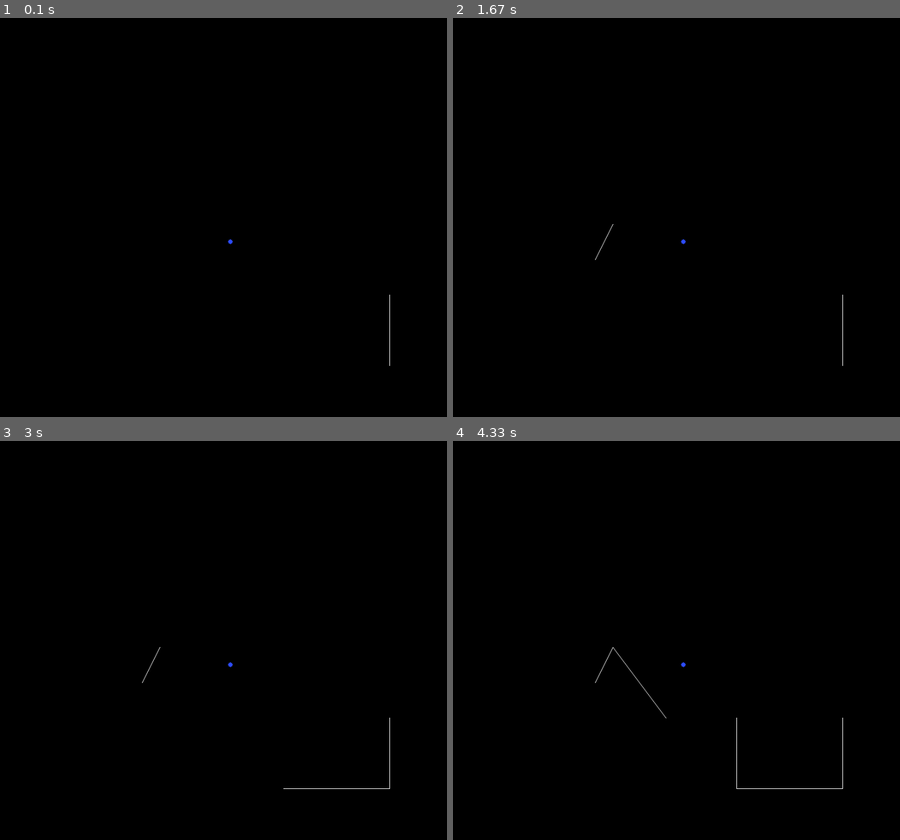
Above: before the commit, frames 1-4 (two rows, left to right).
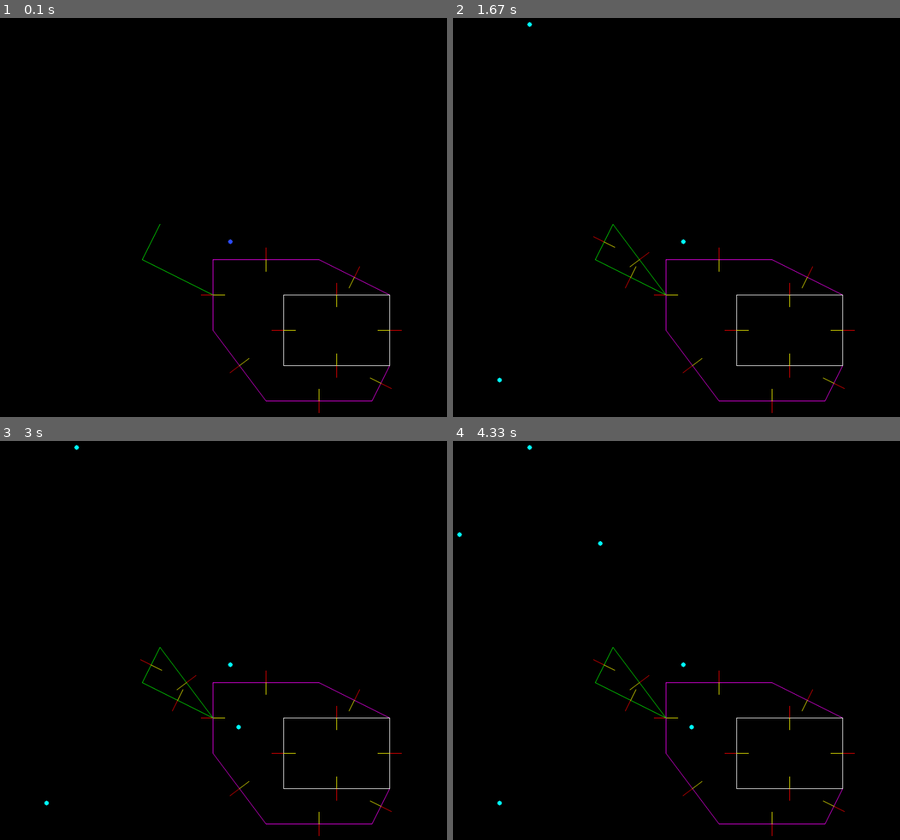
Above: after the commit, the same moments.

Repository: DoYouEvenStackSmash/planning-algorithms-exercises
Game: pygame game, started from src/ch4/c_space_planning_project/primitive_sketch.py
Two runs of this game, one before a commit and one after it. Both use one fixed random seed, a clock stepped at 60 frames per second and the inputs below.
Inputs (mouse positions are in pixels of both pictures, inside the frame that each line leads up to):
- Up to frame 1 (0.1 s): no input
- Up to frame 2 (1.67 s): click (685, 241) at 0.38 s; click (497, 381) at 0.78 s; click (528, 21) at 1.27 s; move the mouse to (689, 305) at 1.63 s
- Up to frame 3 (3 s): click (236, 728) at 1.97 s; move the mouse to (147, 544) at 2.43 s; click (147, 544) at 2.82 s
- Up to frame 4 (4.33 s): move the mouse to (457, 532) at 3.33 s; click (457, 532) at 3.77 s

The runs differ from the first frame. In frame 1, 0.5% of the frame differs, in the area x 31-90%, y 51-100%; in frame 2, 0.7%, in the area x 9-90%, y 0-100%; in frame 3, 0.7%; in frame 4, 0.6%.

Commit message:
added minkowski sum ish

Diff:
--- a/src/ch4/c_space_planning_project/primitive_sketch.py
+++ b/src/ch4/c_space_planning_project/primitive_sketch.py
@@ -173,6 +173,21 @@
   e3.m_next = e1
   p = Polygon()
   p.half_planes_head = e1
+  return p
+
+def points_to_polygon(origin, point_list):
+  o = Point(origin[0], origin[1])
+  edge_list = []
+  for i in range(1,len(point_list)):
+    h = get_single_edge(o,point_list[i - 1], point_list[i])
+    edge_list.append(Edge(h))
+  h = get_single_edge(o,point_list[-1], point_list[0])
+  edge_list.append(Edge(h))
+  for i in range(1,len(edge_list)):
+    edge_list[i - 1].m_next = edge_list[i]
+  edge_list[-1].m_next = edge_list[0]
+  p = Polygon()
+  p.half_planes_head = edge_list[0]
   return p
 
 def display_in_vectors(screen, polygon = None):
@@ -267,6 +282,20 @@
   for e in out_el:
     edge_list.append((e,e.get_out_vec()))
 
+def solve_cross_angle(cross_angle):
+  theta_0 = cross_angle
+  if theta_0 < np.pi / 2:
+    theta_1 = theta_0 + np.pi / 2
+  else:
+    theta_1 = -2 * np.pi + theta_0 + np.pi / 2
+  return theta_1
+
+def compute_end_point(origin, length, rad_angle):
+  ox,oy = origin
+  r = length
+  x = r * np.cos(rad_angle)
+  y = r * np.sin(rad_angle)
+  return Point(ox + x, oy + y)
 
 def main():
   w,h = 1000,1000
@@ -296,10 +325,37 @@
   add_obstacle_vectors(rectangle_p, edge_list)
   print(len(edge_list))
   # sel = tuples (Edge, radian key)
-  sel = sort_edge_vectors(edge_list)
-  for i,j in sel:
-    draw_line(screen, i.H.line.get_segment(),colors["white"])
-    time.sleep(1)
+  sorted_edge_tuple_list = sort_edge_vectors(edge_list)
+  e,r = sorted_edge_tuple_list[0]
+  print(f"first_edge\t{r.get_rad_angle()}")
+  x1,y1 = e.H.line.get_endpoint()
+  first_point = Point(x1,y1)
+  print(f"first point\t{first_point.get_point()}")
+  point_list = [first_point]
+  c = 1
+  for i,j in sorted_edge_tuple_list[1:]:
+    edge_object = i
+    norm_v = j
+    rad_angle = solve_cross_angle(norm_v.get_rad_angle())
+
+    print(norm_v.get_rad_angle())
+    length = i.H.line.get_length()
+    # print(length)
+    # print(rad_angle * 180 / np.pi)
+    point_list.append(compute_end_point(point_list[-1].get_point(),length, rad_angle))
+    print(f"pt {c}:\t{point_list[-1].get_point()}")
+    c+=1
+    # point_list.append(compute_end_point(point_list[-1].get_point(),length, rad_angle))
+
+  c_obs = points_to_polygon((500,500),point_list)
+  display_polygon_attr(screen,c_obs,colors["magenta"])
+  display_polygon_attr(screen, rectangle_p, colors["white"])
+  display_polygon_attr(screen, offset_triangle_p, colors["green"])
+    # print(conv_func(j.get_rad_angle()))
+
+    # print(i.H.line.get_length())
+    # draw_line(screen, i.H.line.get_segment(),colors["white"])
+    # time.sleep(1)
 
   # display_polygon_attr(screen, rectangle_p)
   # display_polygon_attr(screen, offset_triangle_p, colors["green"])
